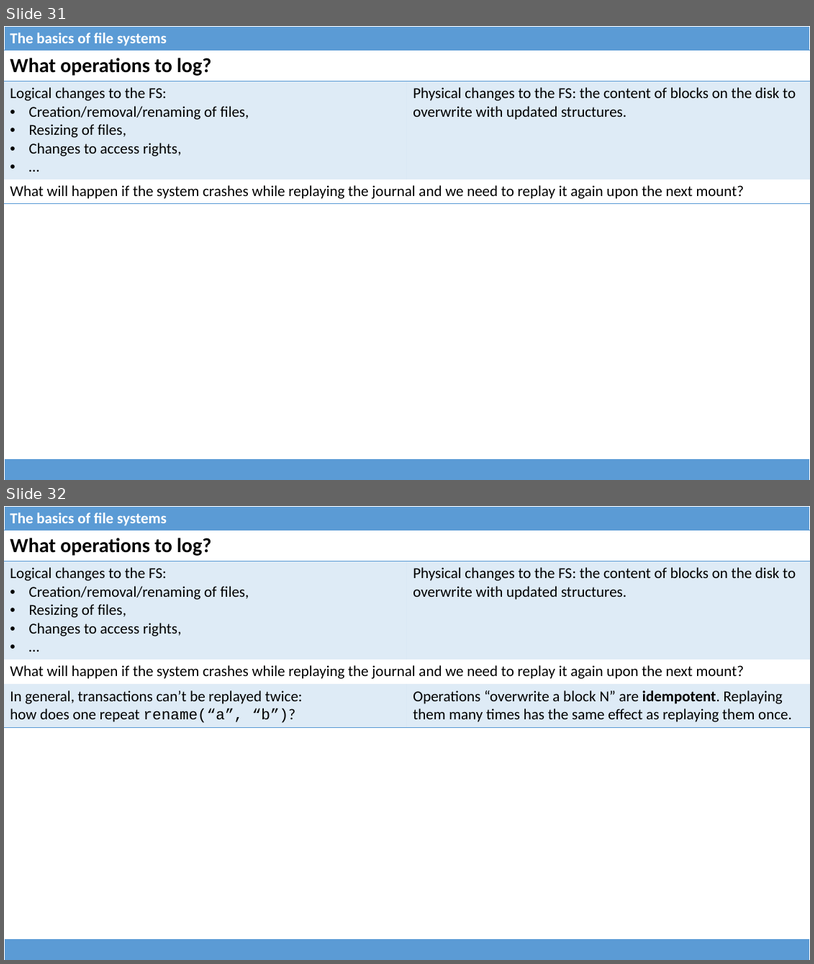
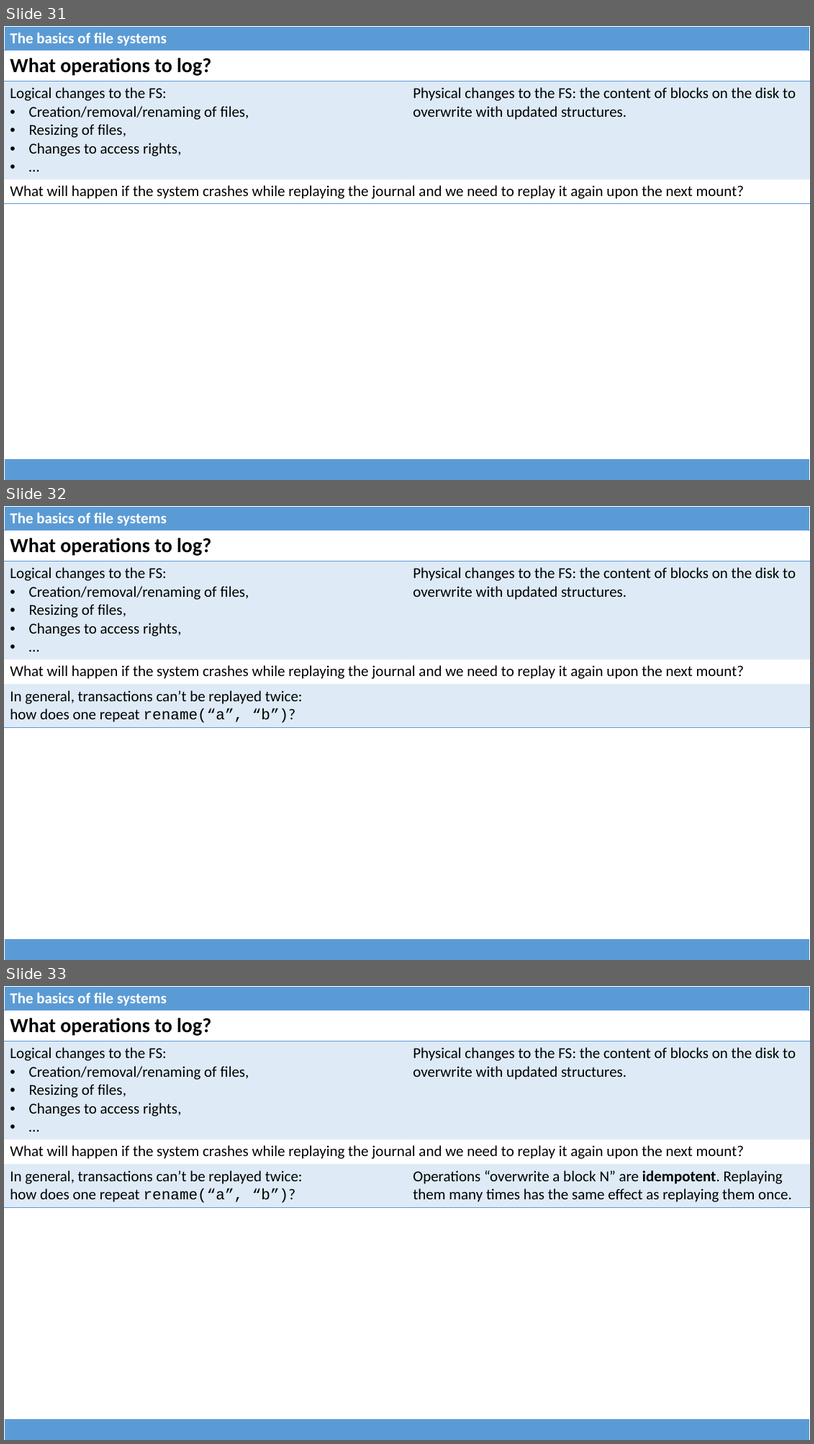
Before and after one commit to dominiquelefevre/filesystems-101-jb, a slide deck: talks/src/class04.pptx. Shown one above the other, each under a label of ours: slides 31 and 32 before the commit, slides 31, 32 and 33 after it. The pictures are 814x964 and 814x1444 pixels, drawn with LibreOffice and Linux fonts; fonts in the diff are those of the drawing. Boxes give left, top, right and bottom in pixels: in the first picture for what was removed or moved away, otherwise in the second. Text is boxed around its words. In the diff, an @@ line names an element or a change of style, - is before the commit and + after.

```diff
--- a/talks/src/class04.pptx
+++ b/talks/src/class04.pptx
@@ slide 32 added at box(4, 506, 810, 960), background #FFFFFF @@
@@ table added at box(4, 506, 810, 530), 1 rows, 1 columns @@
+The basics of file systems
@@ table added at box(4, 530, 810, 726), 4 rows, 2 columns @@
+What operations to log? | 
+Logical changes to the FS: / Creation/removal/renaming of files, / Resizing of files, / Changes to access rights, / … | Physical changes to the FS: the content of blocks on the disk to overwrite with updated structures.
+What will happen if the system crashes while replaying the journal and we need to replay it again upon the next mount? | 
+In general, transactions can’t be replayed twice: how does one repeat rename(“a”, “b”)? | 
@@ table added at box(4, 938, 810, 960), 1 rows, 1 columns @@
+
@@ what was slide 32 is now slide 33 @@
```
Also in this commit, not shown: 4 slides changed, 1 other file.
